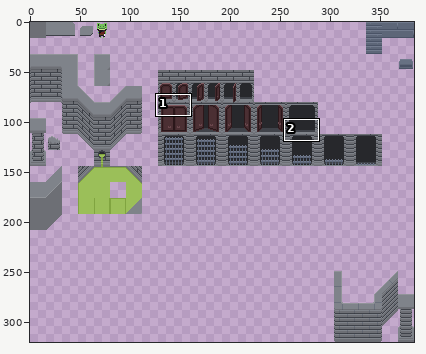
Edited in one commit: sprite sheet (Artwork/TileSets/TileMaps/Dungeon.png). The first picture is a wide view before the edit; the outline marks the close-up.
Close-up. As it was:
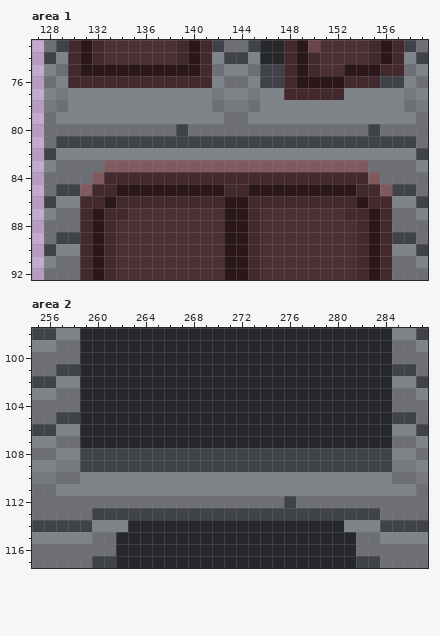
The file is 384x320 pixels. Colours within 5 levels of each other are drawn and written as one. Shown: area 1: x 127..159, y 73..92; area 2: x 255..287, y 98..117. The commit also changed other parts of the picture, which this record leaves out.
Once edited:
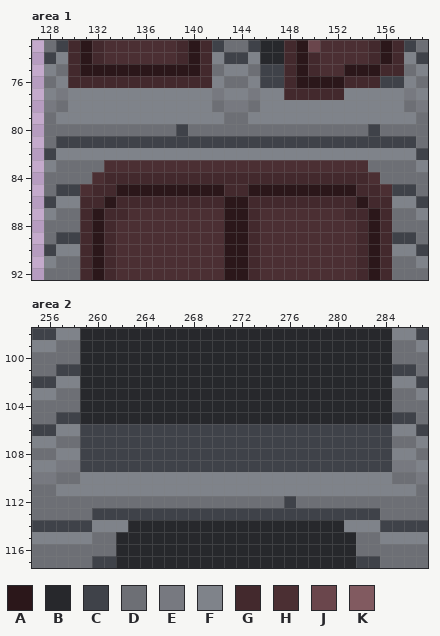
Palette (. is transparent): A #2b171a  B #27282c  C #3f4249  D #6d6f75  E #777980  F #7f838a  G #43292d  H #4b2f33  J #6a464c  K #815a60
What changed:
Area 1:
The edit turns colour K into colour H in row 83 at x 133 to 154; in row 84 at x 132 and 155; in row 85 at x 131 and 156.
Area 2:
The edit turns colour B into colour C in rows 106 to 107 at x 259 to 284.
